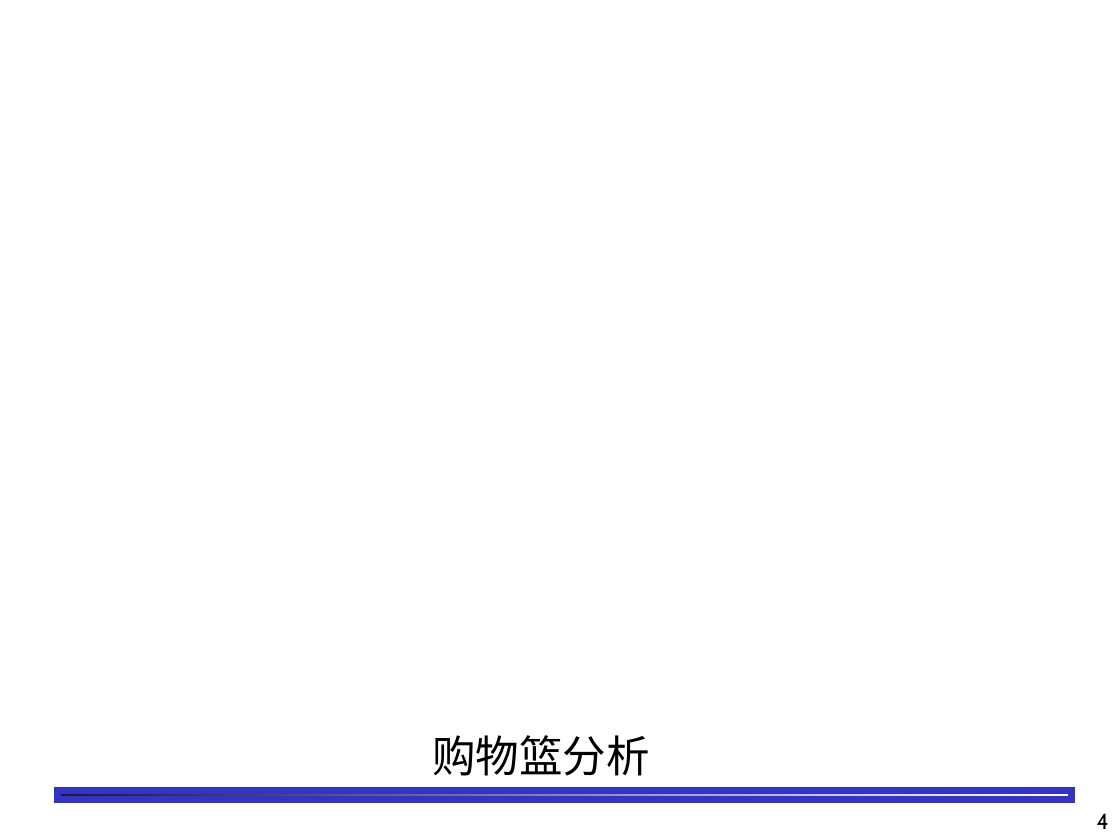
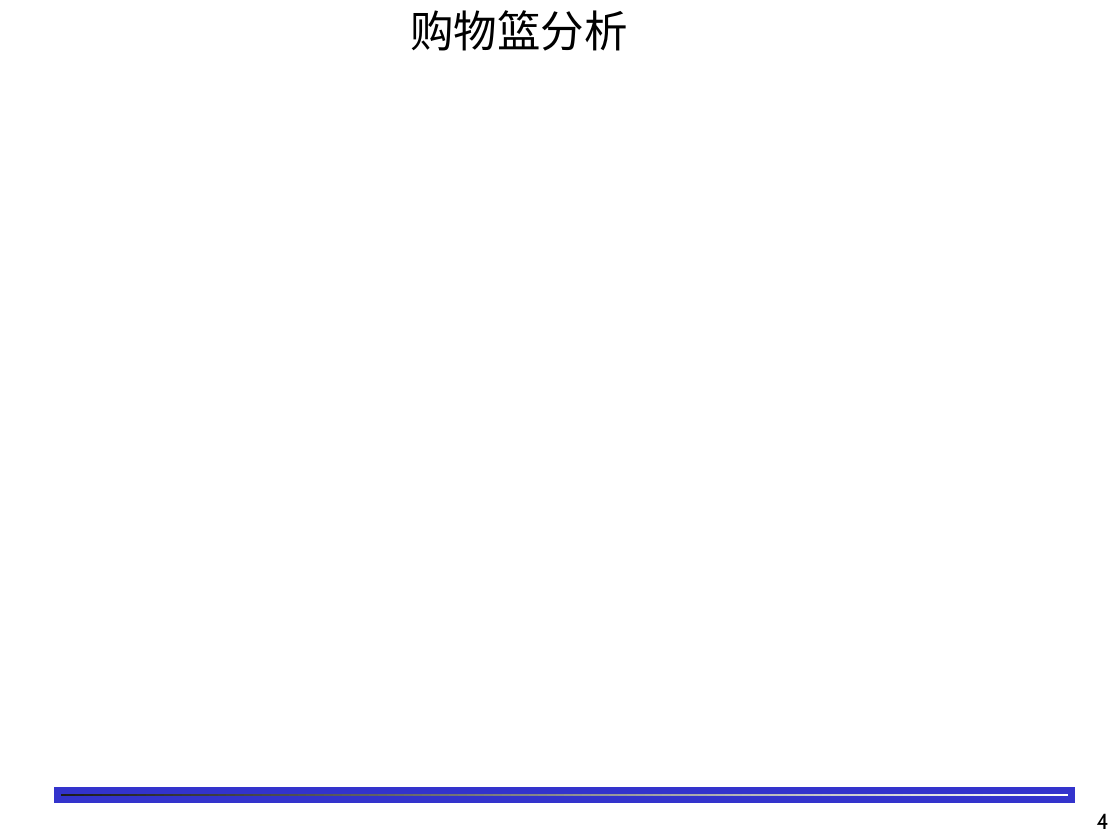
Before and after one commit to shfkuang/shfkuang.github.io, a slide deck: slide 4 of dm/lecture/ch3.1.ppt. Drawn at 1120x840 pixels with LibreOffice and Linux fonts; fonts in the diff are those of the drawing; background and template pictures are left out. Boxes give left, top, right and bottom in pixels: in the first picture for what was removed or moved away, otherwise in the second. Text is boxed around its words. In the diff, an @@ line names an element or a change of style, - is before the commit and + after.

```diff
--- a/dm/lecture/ch3.1.ppt
+++ b/dm/lecture/ch3.1.ppt
@@ text "购物篮分析": place and size @@
-text "购物篮分析" at box(432, 735, 650, 776)
+text "购物篮分析" at box(410, 10, 628, 51)
```
Also in this commit, not shown: 29 other slides changed, 1 other file.
